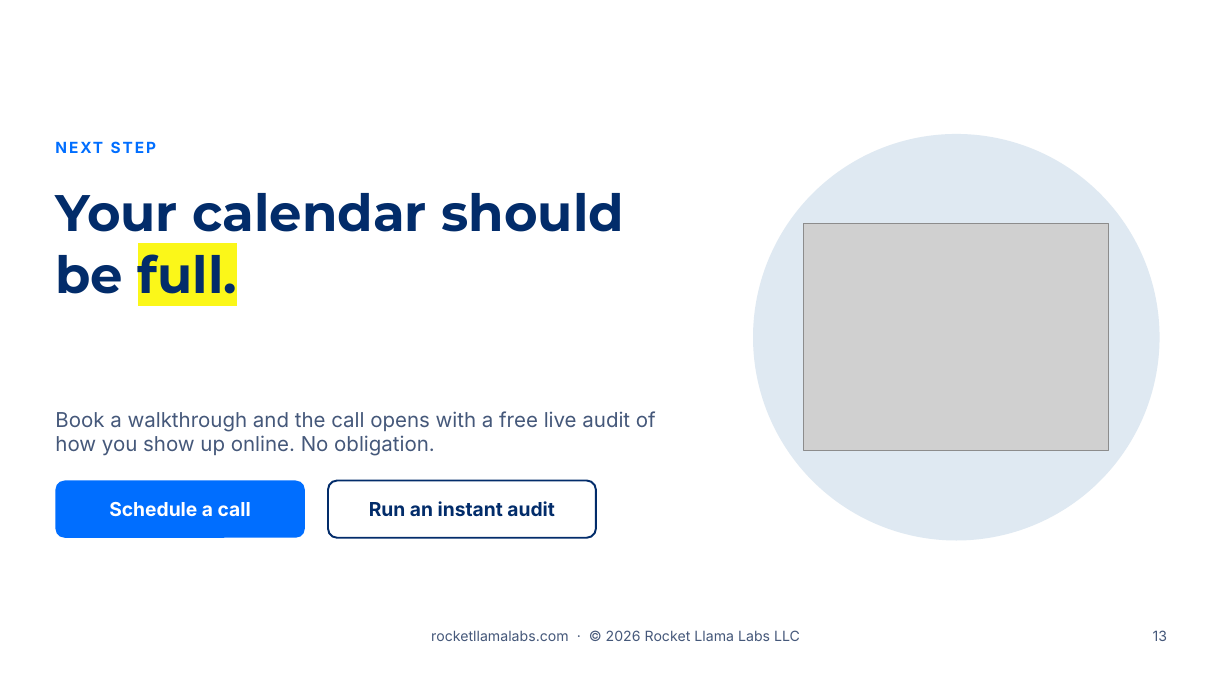
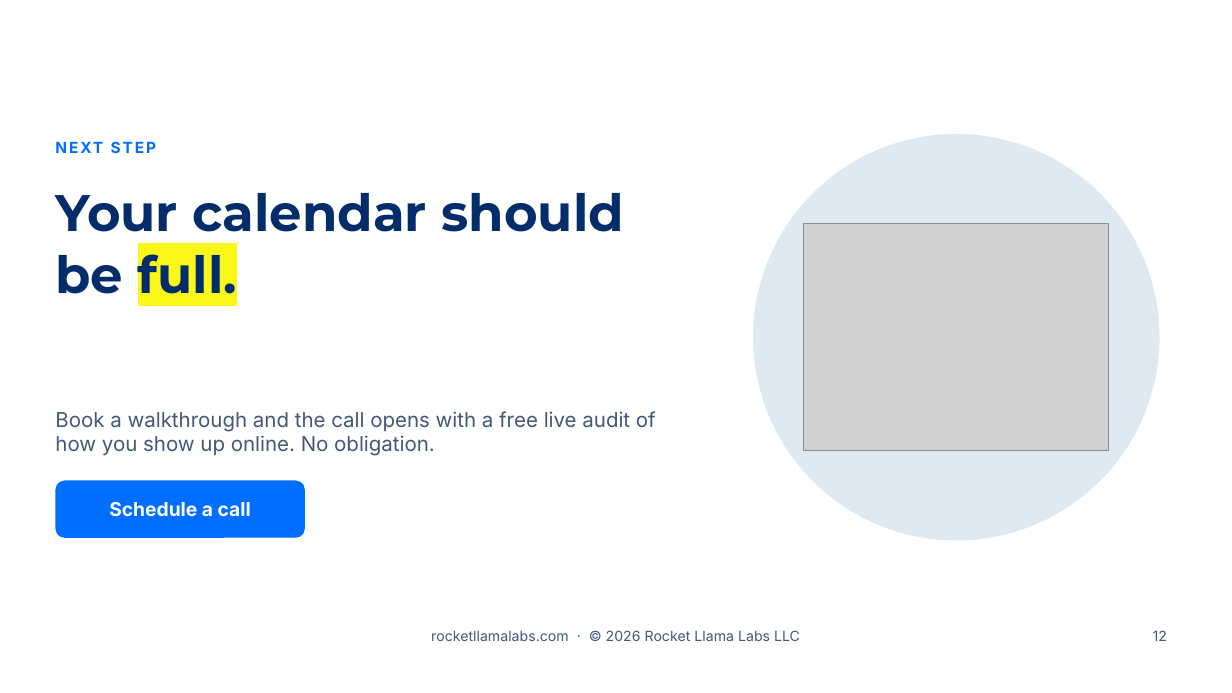
Before and after one commit to RocketLlamaLabs/rocketllama-website, a slide deck: slide 12 of public/slides/v1/rocket-llama-labs-sales-presentation-v1.pptx (slide 13 before the commit). Drawn at 1232x693 pixels with LibreOffice and Linux fonts; fonts in the diff are those of the drawing; grey boxes stand for pictures; background and template pictures are left out. Boxes give left, top, right and bottom in pixels: in the first picture for what was removed or moved away, otherwise in the second. Text is boxed around its words. In the diff, an @@ line names an element or a change of style, - is before the commit and + after.

```diff
--- a/public/slides/v1/rocket-llama-labs-sales-presentation-v1.pptx
+++ b/public/slides/v1/rocket-llama-labs-sales-presentation-v1.pptx
@@ rounded rectangle removed at (x1=328, y1=481, x2=596, y2=538) @@
-Run an instant audit
```
Also in this commit, not shown: 2 other slides changed, 1 slide removed, 11 other files.
